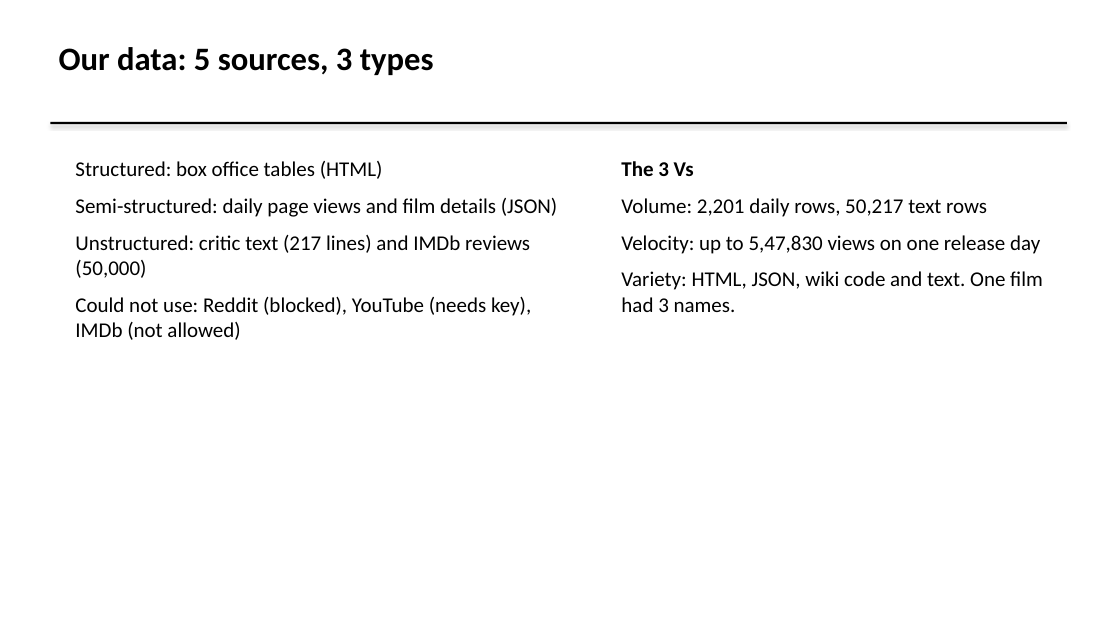
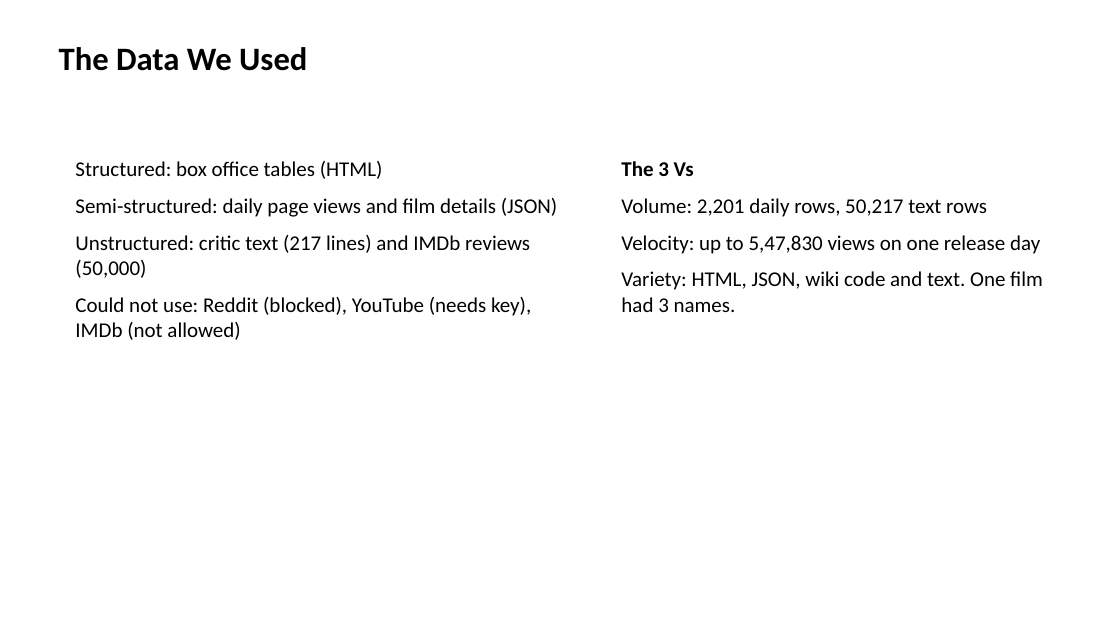
Before and after one commit to GAURI-cpu/ReleaseDayMovie, a slide deck: slide 4 of report/Release Day Radar Slides.pptx. Drawn at 1120x630 pixels with LibreOffice and Linux fonts; fonts in the diff are those of the drawing. Boxes give left, top, right and bottom in pixels: in the first picture for what was removed or moved away, otherwise in the second. Text is boxed around its words. In the diff, an @@ line names an element or a change of style, - is before the commit and + after.

```diff
--- a/report/Release Day Radar Slides.pptx
+++ b/report/Release Day Radar Slides.pptx
@@ text at (59, 47, 307, 71): text changed @@
-Our data: 5 sources, 3 types
+The Data We Used
@@ rectangle removed at (50, 122, 1067, 124) @@
```
Also in this commit, not shown: 7 other slides changed, 1 slide added, 1 slide removed, 3 other files.
